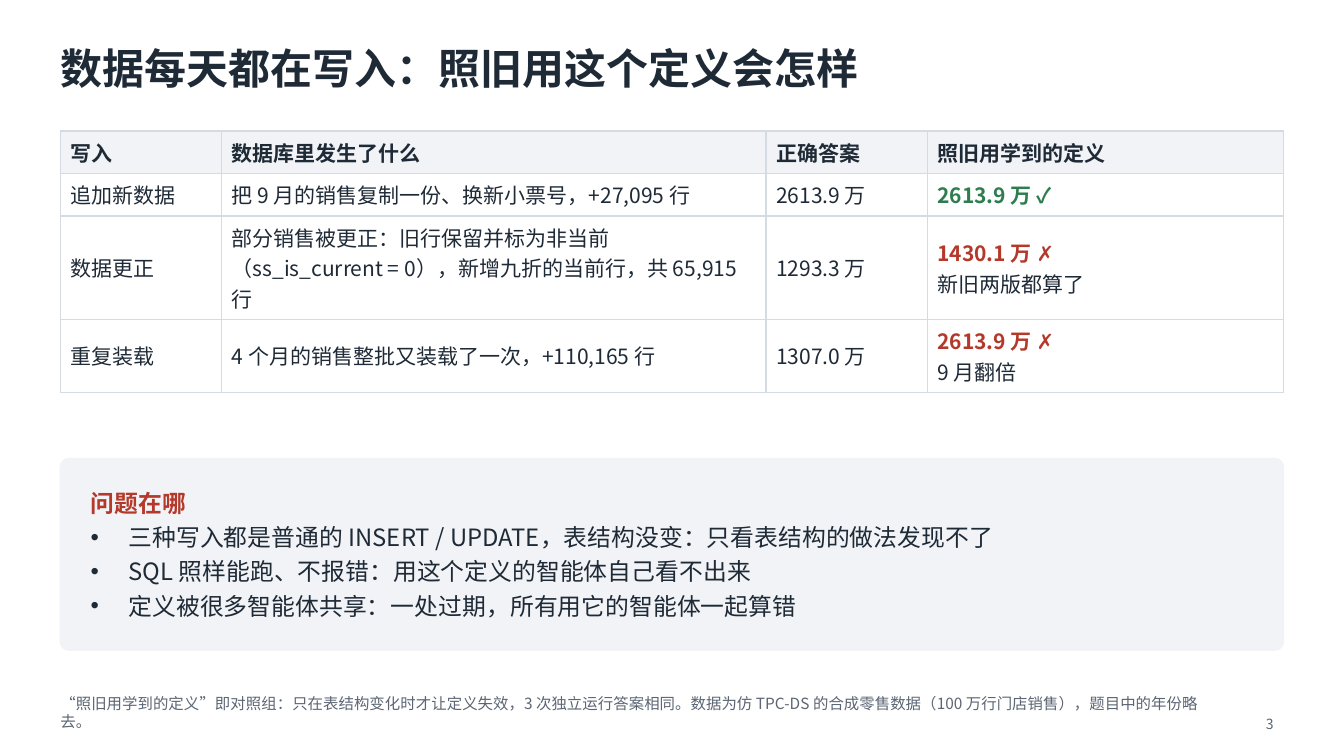
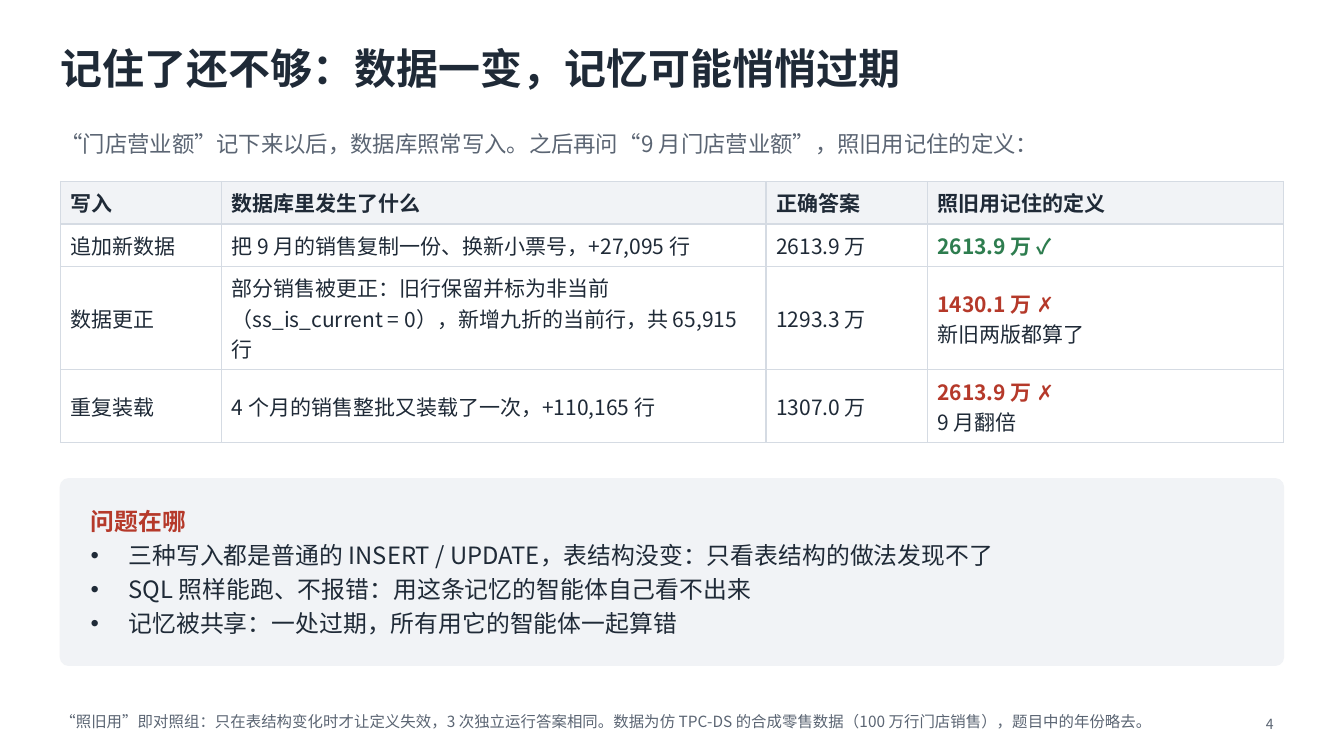
Before and after one commit to mmmttt000045/agent4db-adapter, a slide deck: slide 4 of docs/mavra-system.pptx (slide 3 before the commit). Drawn at 1344x756 pixels with LibreOffice and Linux fonts; fonts in the diff are those of the drawing. Boxes give left, top, right and bottom in pixels: in the first picture for what was removed or moved away, otherwise in the second. Text is boxed around its words. In the diff, an @@ line names an element or a change of style, - is before the commit and + after.

```diff
--- a/docs/mavra-system.pptx
+++ b/docs/mavra-system.pptx
@@ title at (x1=60, y1=48, x2=900, y2=90): text changed @@
-数据每天都在写入：照旧用这个定义会怎样
+记住了还不够：数据一变，记忆可能悄悄过期
@@ text added at (x1=60, y1=133, x2=1038, y2=154), 16 pt, text #5B6573 @@
+“门店营业额”记下来以后，数据库照常写入。之后再问“9 月门店营业额”，照旧用记住的定义：
@@ table at (x1=60, y1=181, x2=1284, y2=436) @@
-row 1, column 4: 照旧用学到的定义
+row 1, column 4: 照旧用记住的定义
@@ table moved from (x1=60, y1=131, x2=1284, y2=386) to (x1=60, y1=181, x2=1284, y2=436) @@
@@ rounded rectangle resized from (x1=60, y1=459, x2=1284, y2=650) to (x1=60, y1=479, x2=1284, y2=665) @@
@@ rounded rectangle at (x1=60, y1=479, x2=1284, y2=665): proportions changed @@
@@ text "问题在哪" moved from (x1=91, y1=492, x2=993, y2=617) to (x1=91, y1=510, x2=993, y2=634) @@
@@ text at (x1=128, y1=578, x2=751, y2=634): text changed @@
-• SQL 照样能跑、不报错：用这个定义的智能体自己看不出来
-• 定义被很多智能体共享：一处过期，所有用它的智能体一起算错
+• SQL 照样能跑、不报错：用这条记忆的智能体自己看不出来
+• 记忆被共享：一处过期，所有用它的智能体一起算错
@@ text at (x1=60, y1=714, x2=1152, y2=729): text changed @@
-“照旧用学到的定义”即对照组：只在表结构变化时才让定义失效，3 次独立运行答案相同。数据为仿 TPC-DS 的合成零售数据（100 万行门店销售），题目中的年份略去。
+“照旧用”即对照组：只在表结构变化时才让定义失效，3 次独立运行答案相同。数据为仿 TPC-DS 的合成零售数据（100 万行门店销售），题目中的年份略去。
@@ page number at (x1=1266, y1=719, x2=1274, y2=729): text changed @@
-3
+4
```
Also in this commit, not shown: 5 other slides changed, 11 slides added, 4 slides removed, 6 other files.
